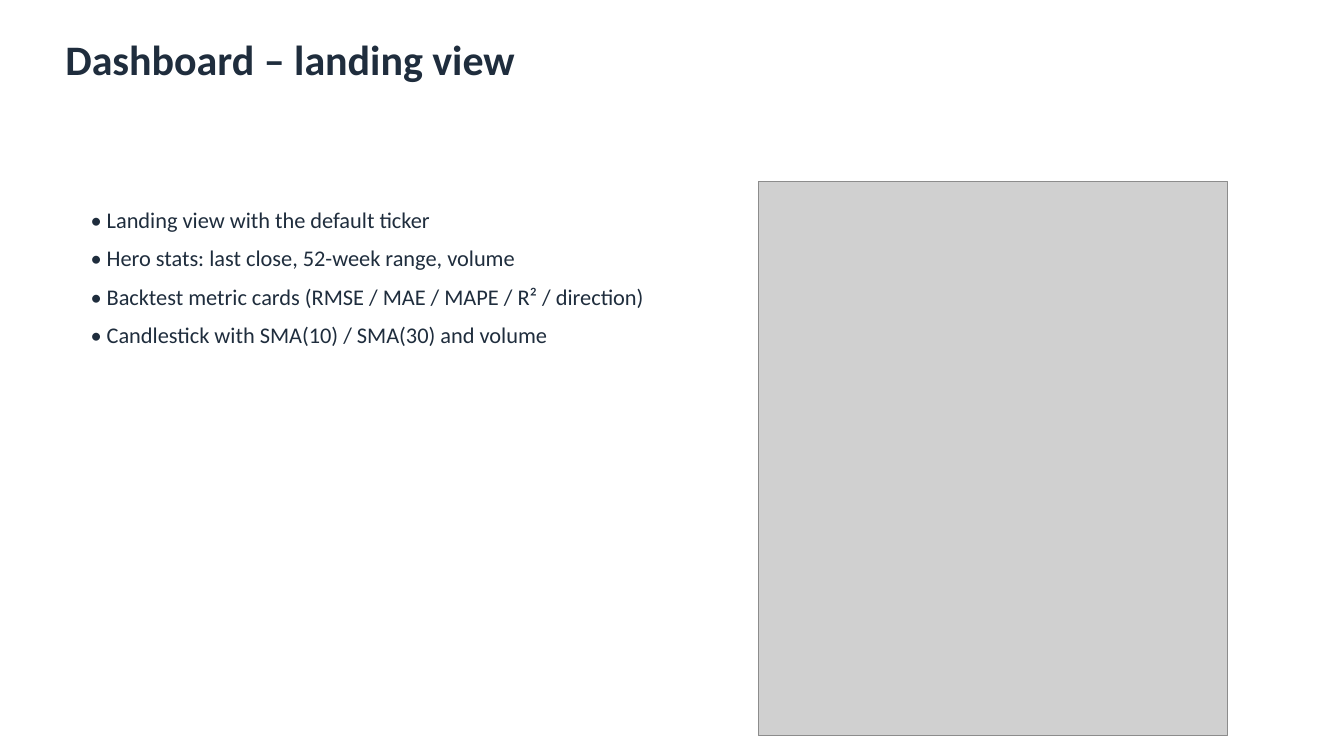
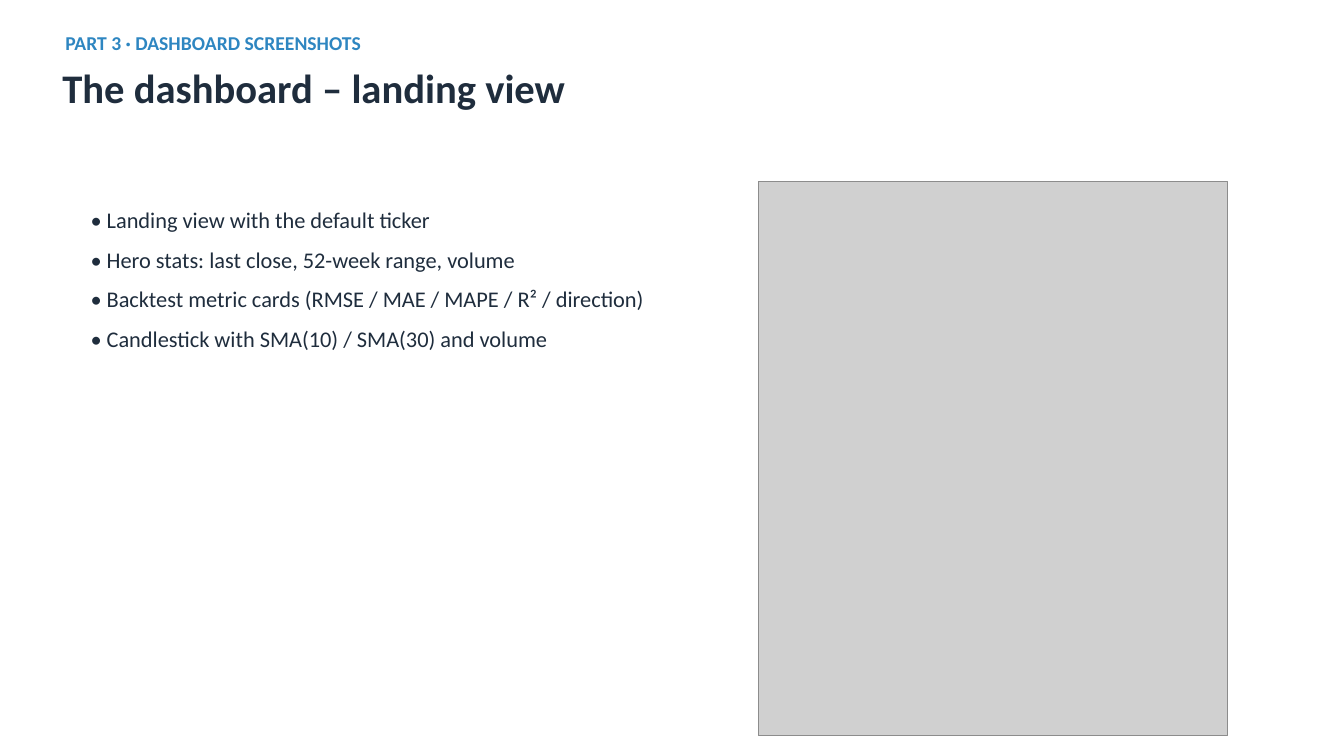
Before and after one commit to jaismine19/NextClose, a slide deck: slide 16 of docs/CSIS4260_Assignment1_Dashboard_Screenshots.pptx (slide 11 before the commit). Drawn at 1344x756 pixels with LibreOffice and Linux fonts; fonts in the diff are those of the drawing; grey boxes stand for pictures. Boxes give left, top, right and bottom in pixels: in the first picture for what was removed or moved away, otherwise in the second. Text is boxed around its words. In the diff, an @@ line names an element or a change of style, - is before the commit and + after.

```diff
--- a/docs/CSIS4260_Assignment1_Dashboard_Screenshots.pptx
+++ b/docs/CSIS4260_Assignment1_Dashboard_Screenshots.pptx
@@ text added at <box>65,37,361,50</box>, 14 pt, text #2E86C1, bold @@
+PART 3 · DASHBOARD SCREENSHOTS
@@ text at <box>62,74,565,110</box>: text changed; size 30 to 29 pt @@
-Dashboard – landing view
+The dashboard – landing view
@@ text "• Landing view with the ..." at <box>107,212,644,350</box>: more space between paragraphs @@
```
Also in this commit, not shown: 7 other slides changed, 14 slides added, 8 slides removed, 1 other file.
